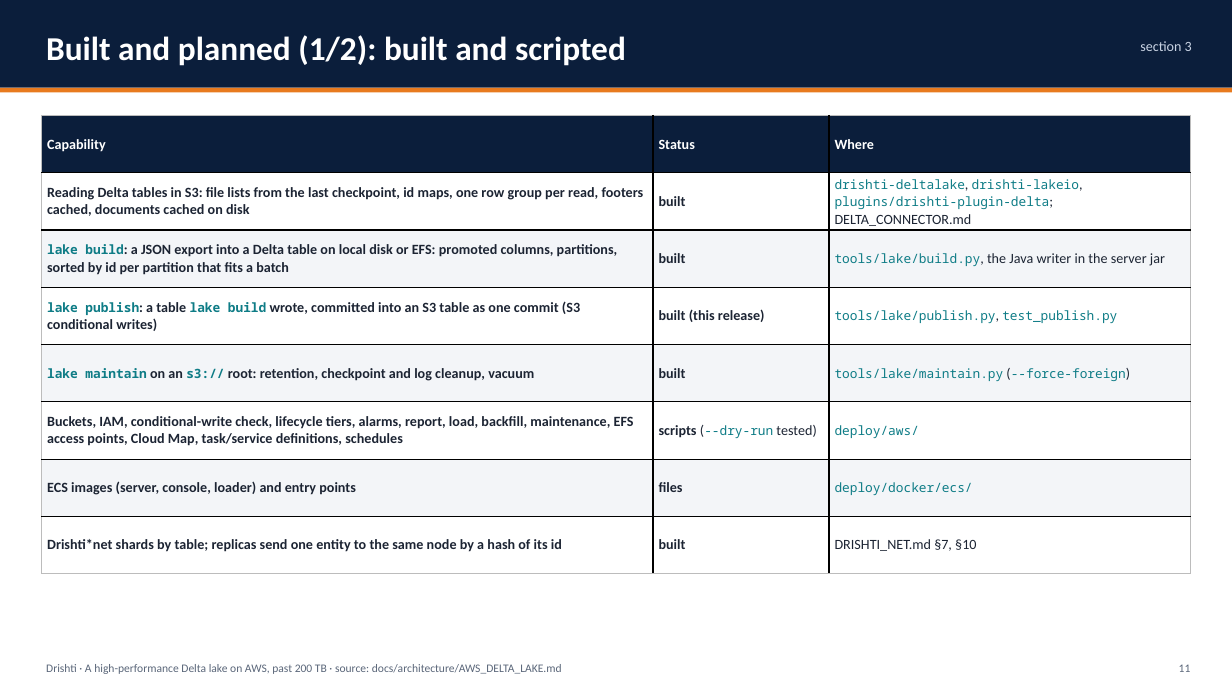
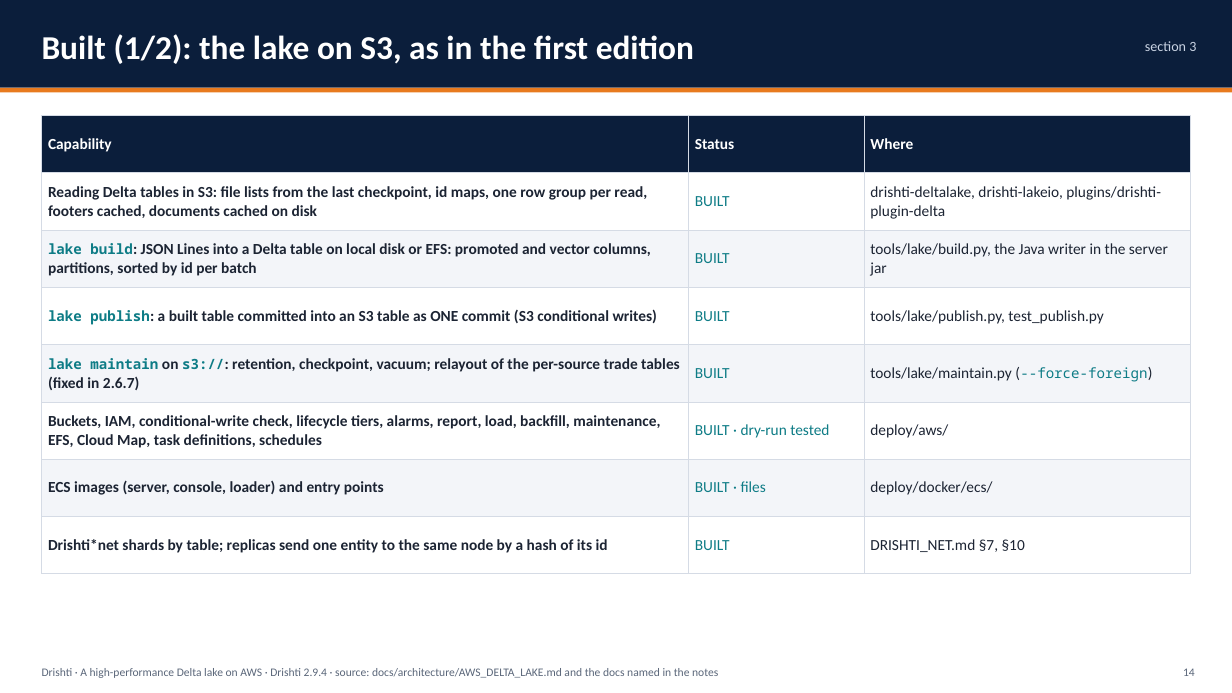
Before and after one commit to ajsinha/drishti, a slide deck: slide 14 of docs/publications/Drishti-AWS-Delta-Lake.pptx (slide 11 before the commit). Drawn at 1232x693 pixels with LibreOffice and Linux fonts; fonts in the diff are those of the drawing. Boxes give left, top, right and bottom in pixels: in the first picture for what was removed or moved away, otherwise in the second. Text is boxed around its words. In the diff, an @@ line names an element or a change of style, - is before the commit and + after.

Commit message:
The Design and Evidence deck (72 slides, was 48) and the AWS Delta Lake deck (103 slides, was 72) rewritten for 2.9.4: what 2.6.5 to 2.9.4 added, the evidence recounted (4,761 Java tests, the drill, benchmarks), the risk lake, JSON Lines, S3, bank scale, Delta or Iceberg above storage, each item built, designed or proposed; PDFs beside them

```diff
--- a/docs/publications/Drishti-AWS-Delta-Lake.pptx
+++ b/docs/publications/Drishti-AWS-Delta-Lake.pptx
@@ text "section 3" at [1145, 41, 1196, 51]: line spacing 1.05 to 1; more space between paragraphs @@
@@ text at [42, 34, 694, 64]: text changed @@
-Built and planned (1/2): built and scripted
+Built (1/2): the lake on S3, as in the first edition
@@ table at [42, 116, 1190, 574] @@
-row 2, column 2: built
+row 2, column 2: BUILT
-row 2, column 3: drishti-deltalake, drishti-lakeio, plugins/drishti-plugin-delta; DELTA_CONNECTOR.md
+row 2, column 3: drishti-deltalake, drishti-lakeio, plugins/drishti-plugin-delta
-row 3, column 1: lake build: a JSON export into a Delta table on local disk or EFS: promoted columns, partitions, sorted by id per partition that fits a batch
+row 3, column 1: lake build: JSON Lines into a Delta table on local disk or EFS: promoted and vector columns, partitions, sorted by id per batch
-row 3, column 2: built
+row 3, column 2: BUILT
-row 4, column 1: lake publish: a table lake build wrote, committed into an S3 table as one commit (S3 conditional writes)
+row 4, column 1: lake publish: a built table committed into an S3 table as ONE commit (S3 conditional writes)
-row 4, column 2: built (this release)
+row 4, column 2: BUILT
-row 5, column 1: lake maintain on an s3:// root: retention, checkpoint and log cleanup, vacuum
+row 5, column 1: lake maintain on s3://: retention, checkpoint, vacuum; relayout of the per-source trade tables (fixed in 2.6.7)
-row 5, column 2: built
+row 5, column 2: BUILT
-row 6, column 1: Buckets, IAM, conditional-write check, lifecycle tiers, alarms, report, load, backfill, maintenance, EFS access points, Cloud Map, task/service definitions, schedules
+row 6, column 1: Buckets, IAM, conditional-write check, lifecycle tiers, alarms, report, load, backfill, maintenance, EFS, Cloud Map, task definitions, schedules
-row 6, column 2: scripts (--dry-run tested)
+row 6, column 2: BUILT · dry-run tested
-row 7, column 2: files
+row 7, column 2: BUILT · files
-row 8, column 2: built
+row 8, column 2: BUILT
@@ fill #F3F5F8 to #F3F5F9 in 9 cells @@
@@ size 11 to 12 pt in "Capability", "Status", "Where", "Reading Delta tables in S3: file lists ..." and 6 more places @@
@@ size 10 to 12 pt, font Noto Sans Mono to Calibri, text colour #0E7C86 to #1C2433 in "tools/lake/build.py,", "tools/lake/publish.py, test_publish.py", "tools/lake/maintain.py", "deploy/aws/" and 1 more places @@
@@ size 10 to 11 pt in "(--force-foreign)" @@
@@ borders changed @@
@@ text "Drishti · A high-performance Delta ..." at [42, 668, 718, 678]: vertical alignment top to middle @@
@@ text "14" at [1183, 668, 1195, 676]: vertical alignment top to middle @@
@@ text at [42, 668, 718, 678]: text changed @@
-Drishti · A high-performance Delta lake on AWS, past 200 TB · source: docs/architecture/AWS_DELTA_LAKE.md
+Drishti · A high-performance Delta lake on AWS · Drishti 2.9.4 · source: docs/architecture/AWS_DELTA_LAKE.md and the docs named in the notes
@@ text at [1183, 668, 1195, 676]: text changed @@
-11
+14
```
Also in this commit, not shown: 67 other slides changed, 35 slides added, 4 slides removed, 3 other files.
